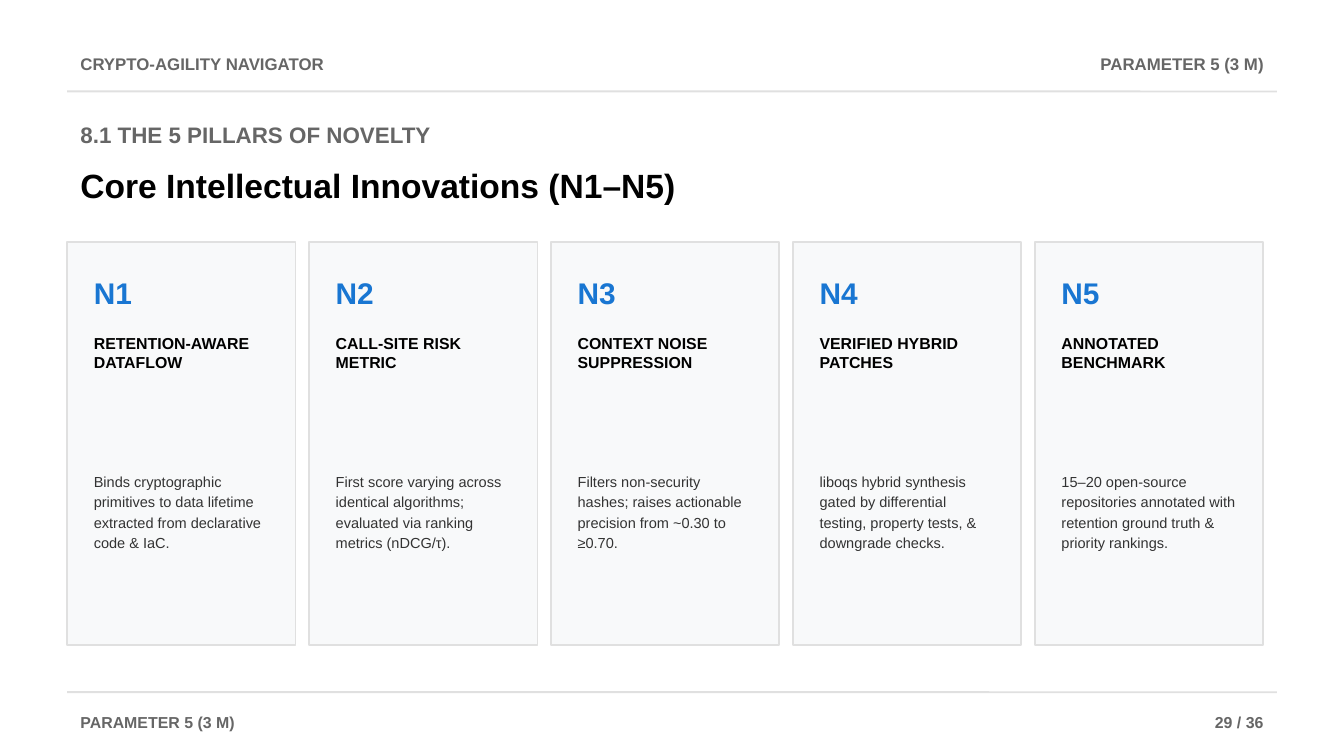
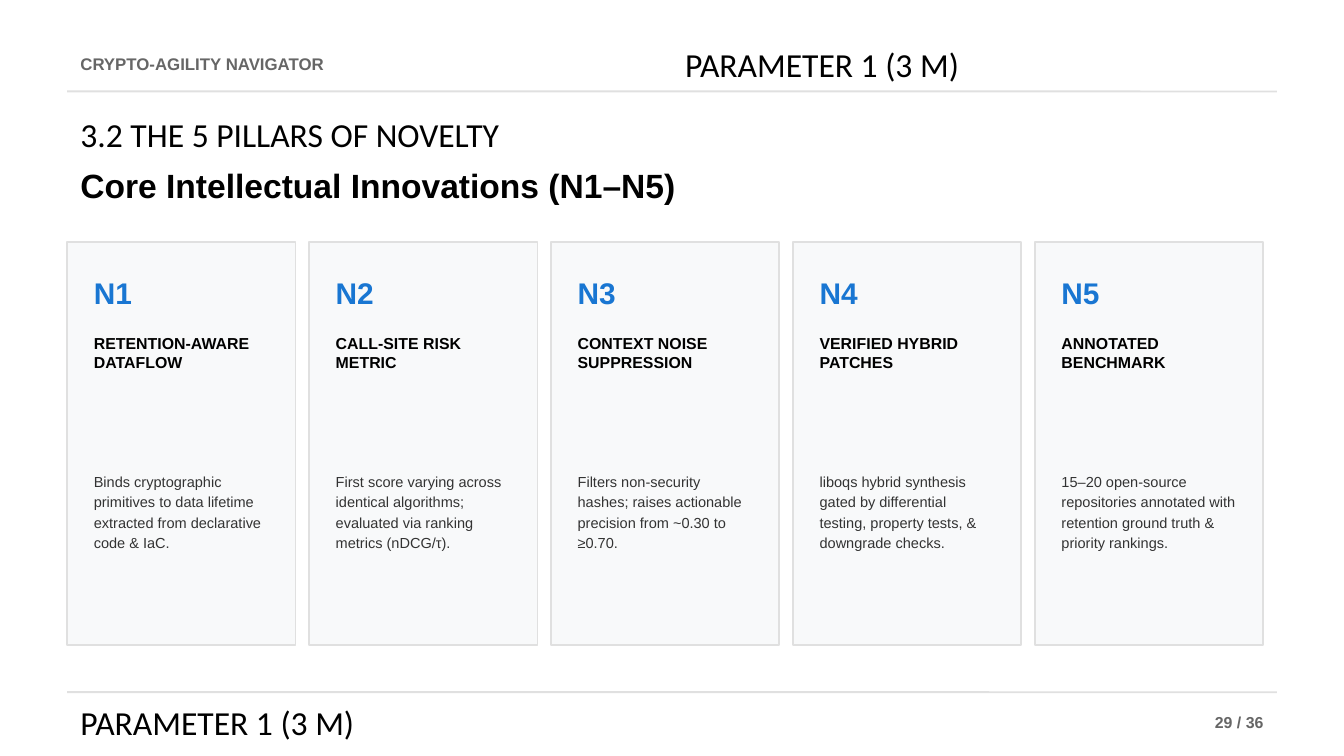
Before and after one commit to AviDhandhania/IDP-Project, a slide deck: slide 10 of docs/presentations/Crypto-Agility_Navigator_Review2.pptx (slide 30 before the commit). Drawn at 1344x756 pixels with LibreOffice and Linux fonts; fonts in the diff are those of the drawing. Boxes give left, top, right and bottom in pixels: in the first picture for what was removed or moved away, otherwise in the second. Text is boxed around its words. In the diff, an @@ line names an element or a change of style, - is before the commit and + after.

```diff
--- a/docs/presentations/Crypto-Agility_Navigator_Review2.pptx
+++ b/docs/presentations/Crypto-Agility_Navigator_Review2.pptx
@@ text at [685, 52, 959, 82]: text changed; size 9 to 18 pt; font Arial to Calibri; text colour #666666 to #000000; bold off @@
-PARAMETER 5 (3 M)
+PARAMETER 1 (3 M)
@@ text at [80, 125, 499, 148]: text changed; size 12 to 18 pt; font Arial to Calibri; text colour #666666 to #000000; bold off @@
-8.1 THE 5 PILLARS OF NOVELTY
+3.2 THE 5 PILLARS OF NOVELTY
@@ text at [80, 710, 354, 740]: text changed; size 8.5 to 18 pt; font Arial to Calibri; text colour #666666 to #000000; bold off @@
-PARAMETER 5 (3 M)
+PARAMETER 1 (3 M)
```
Also in this commit, not shown: 1 slide added.
